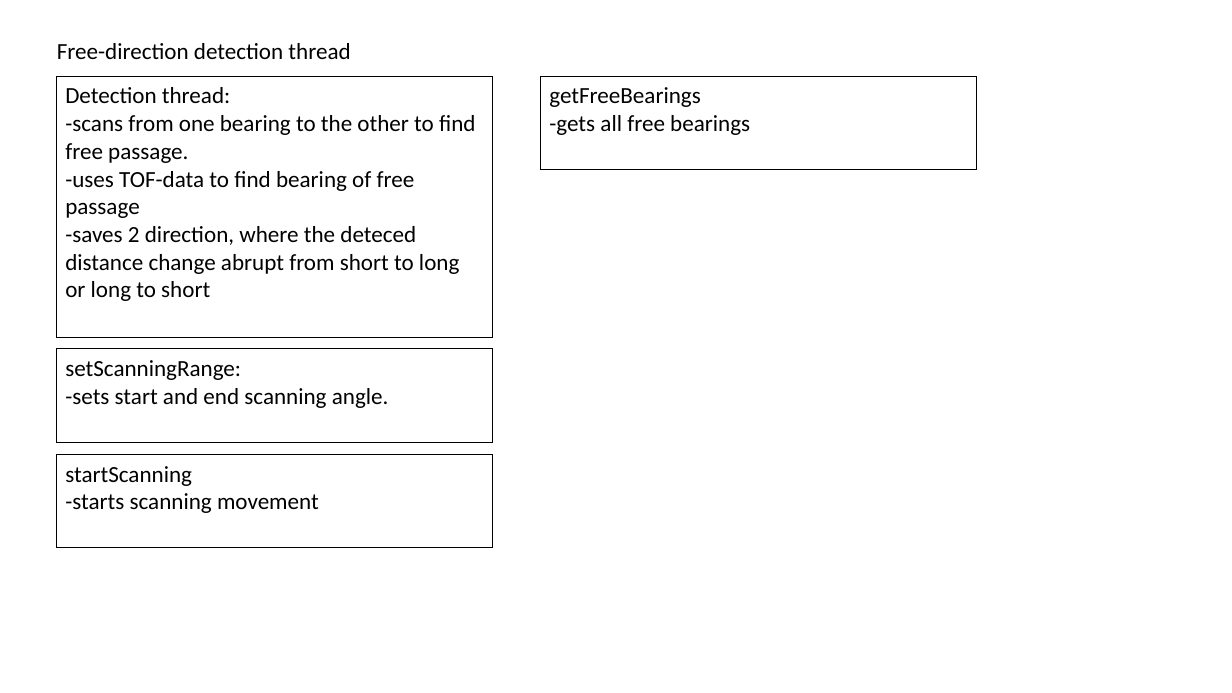
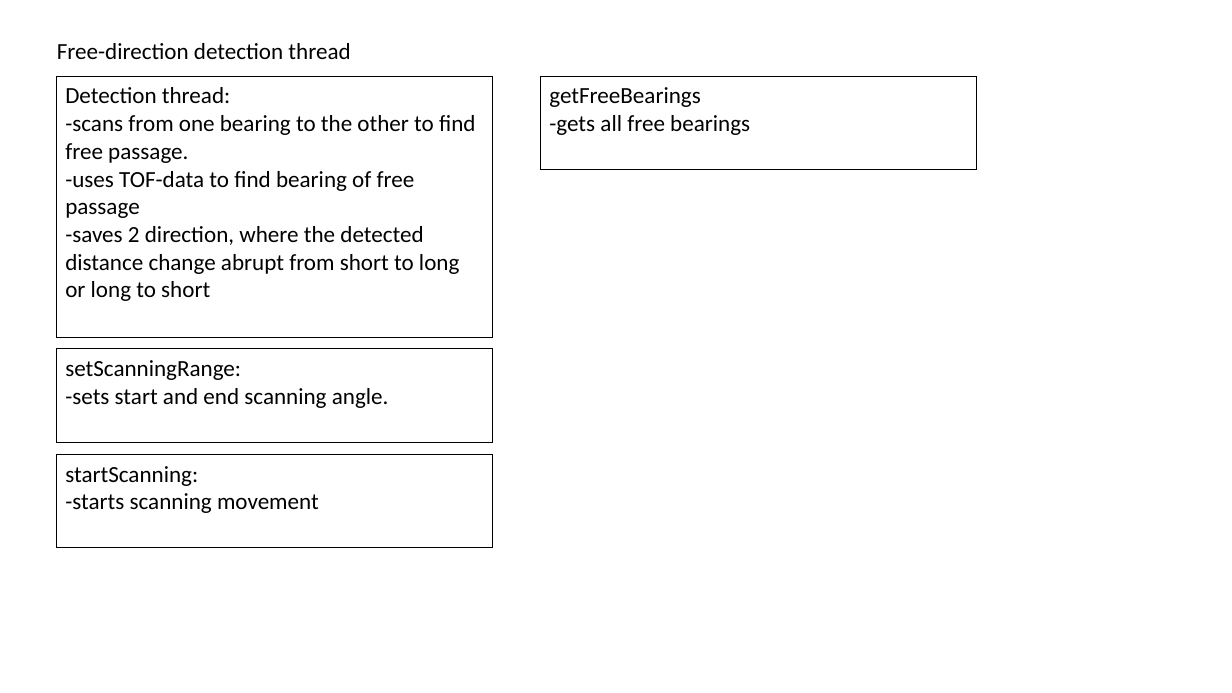
Before and after one commit to micht1/MicroinformaticsProject, a slide deck: slide 5 of ProjectDescribtions/MicroinformaticProgrammDescribtion.pptx. Drawn at 1232x693 pixels with LibreOffice and Linux fonts; fonts in the diff are those of the drawing. Boxes give left, top, right and bottom in pixels: in the first picture for what was removed or moved away, otherwise in the second. Text is boxed around its words. In the diff, an @@ line names an element or a change of style, - is before the commit and + after.

```diff
--- a/ProjectDescribtions/MicroinformaticProgrammDescribtion.pptx
+++ b/ProjectDescribtions/MicroinformaticProgrammDescribtion.pptx
@@ text in rectangle at bbox=[65, 226, 459, 301]: text changed @@
--saves 2 direction, where the deteced distance change abrupt from short to long or long to short
+-saves 2 direction, where the detected distance change abrupt from short to long or long to short
@@ text in rectangle at bbox=[65, 466, 198, 486]: text changed @@
-startScanning
+startScanning:
```
Also in this commit, not shown: 2 other slides changed.
